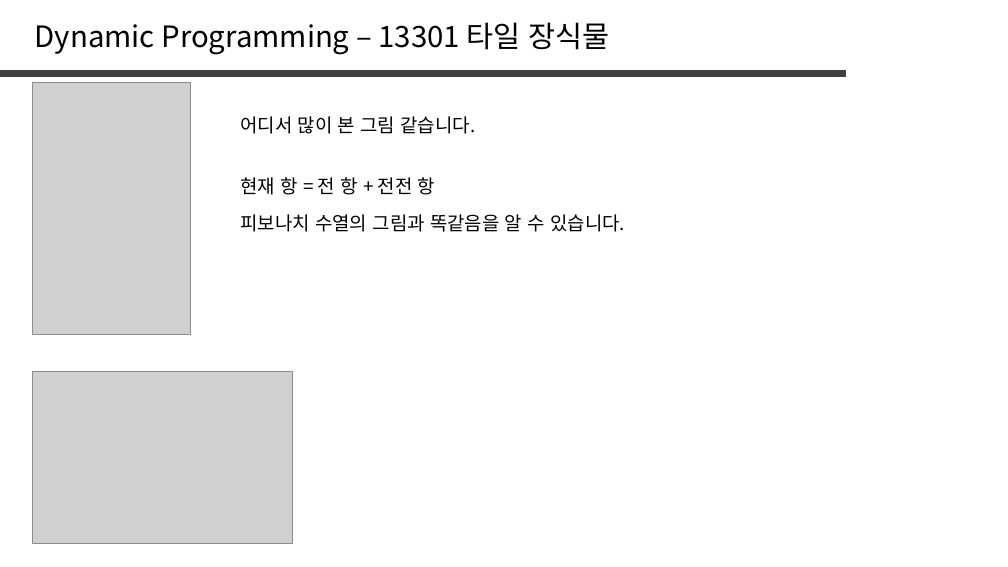
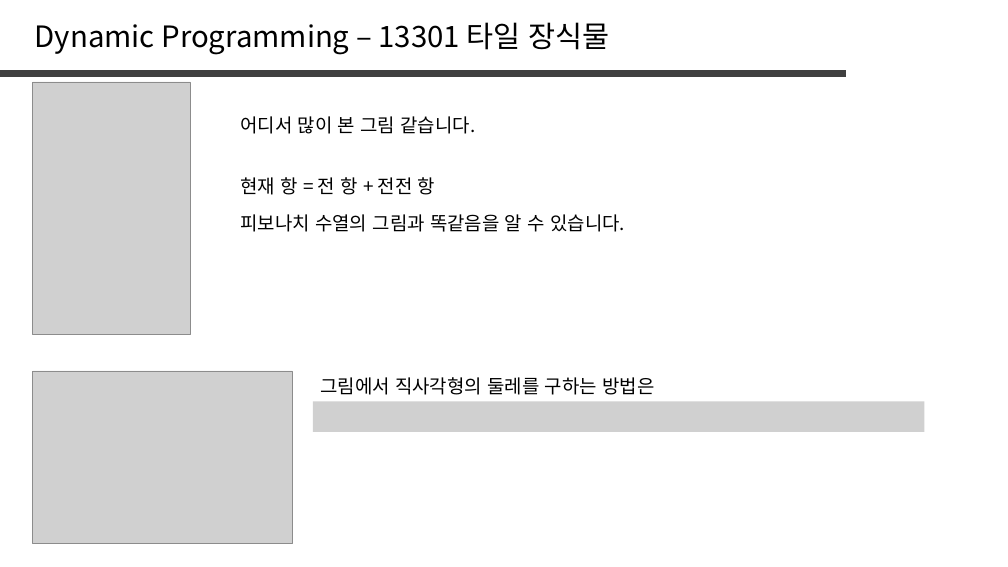
Before and after one commit to jaehoo1/PS-study, a slide deck: slide 12 of study/5_Dynamic Programming.pptx. Drawn at 1008x567 pixels with LibreOffice and Linux fonts; fonts in the diff are those of the drawing; grey boxes stand for pictures. Boxes give left, top, right and bottom in pixels: in the first picture for what was removed or moved away, otherwise in the second. Text is boxed around its words. In the diff, an @@ line names an element or a change of style, - is before the commit and + after.

```diff
--- a/study/5_Dynamic Programming.pptx
+++ b/study/5_Dynamic Programming.pptx
@@ text added at (320, 377, 654, 395), 18 pt, text #000000 @@
+그림에서 직사각형의 둘레를 구하는 방법은
@@ picture added at (313, 402, 925, 432) @@
```
Also in this commit, not shown: 1 other slide changed.
